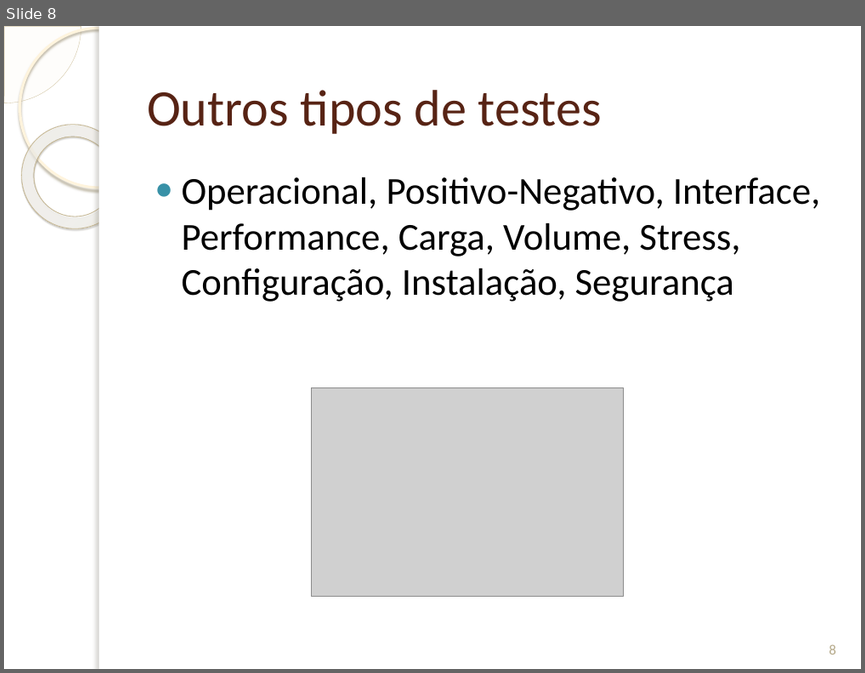
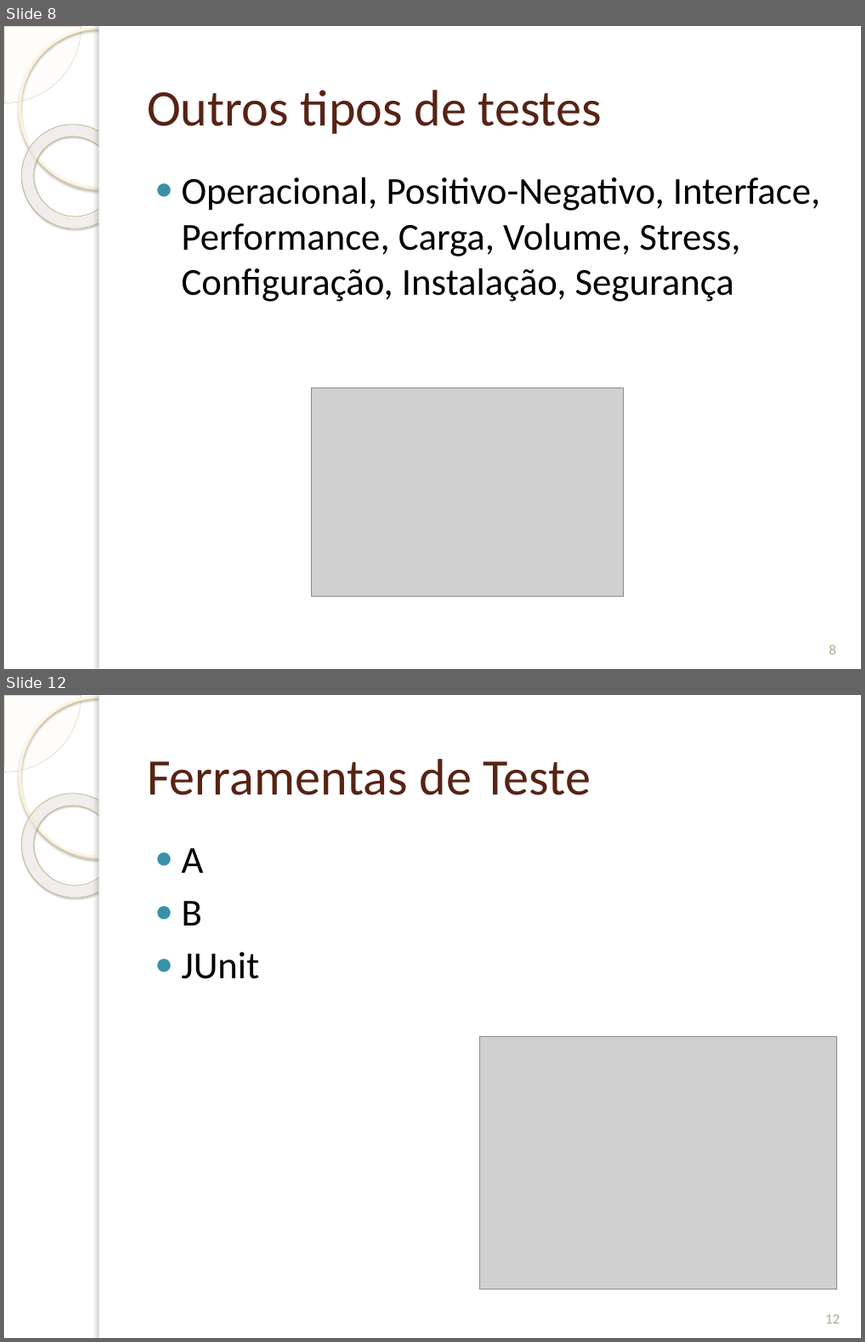
Before and after one commit to GilsonFonseca/TrabEngCompGrupo1, a slide deck: Trab Eng Software/Projeto sobre Testes/Teste de Software apoiado por ferramentas livres.pptx. Shown one above the other, each under a label of ours: slide 8 before the commit, slides 8 and 12 after it; the slides between them are not shown. The pictures are 865x673 and 865x1342 pixels, drawn with LibreOffice and Linux fonts; fonts in the diff are those of the drawing; grey boxes stand for pictures; background and template pictures are left out. Boxes give left, top, right and bottom in pixels: in the first picture for what was removed or moved away, otherwise in the second. Text is boxed around its words. In the diff, an @@ line names an element or a change of style, - is before the commit and + after.

Commit message:
Apresentação - quase pronta
Falta mais umas duas ferramentas

```diff
--- a/Trab Eng Software/Projeto sobre Testes/Teste de Software apoiado por ferramentas livres.pptx
+++ b/Trab Eng Software/Projeto sobre Testes/Teste de Software apoiado por ferramentas livres.pptx
@@ slide 12 added at <box>4,695,861,1338</box>, background picture (left out); not listed: 5 template elements that a slide beside it also shows @@
@@ title added at <box>147,759,590,795</box>, 43 pt, text #572314 @@
+Ferramentas de Teste
@@ text added at <box>182,848,260,979</box>, 32 pt, text #000000 @@
+● A
+● B
+● JUnit
@@ picture added at <box>479,1037,837,1290</box> @@
@@ page number added at <box>825,1314,840,1323</box>, 12 pt, text #B6A98A @@
+12
```
Also in this commit, not shown: 2 slides changed, 13 other slides added.
